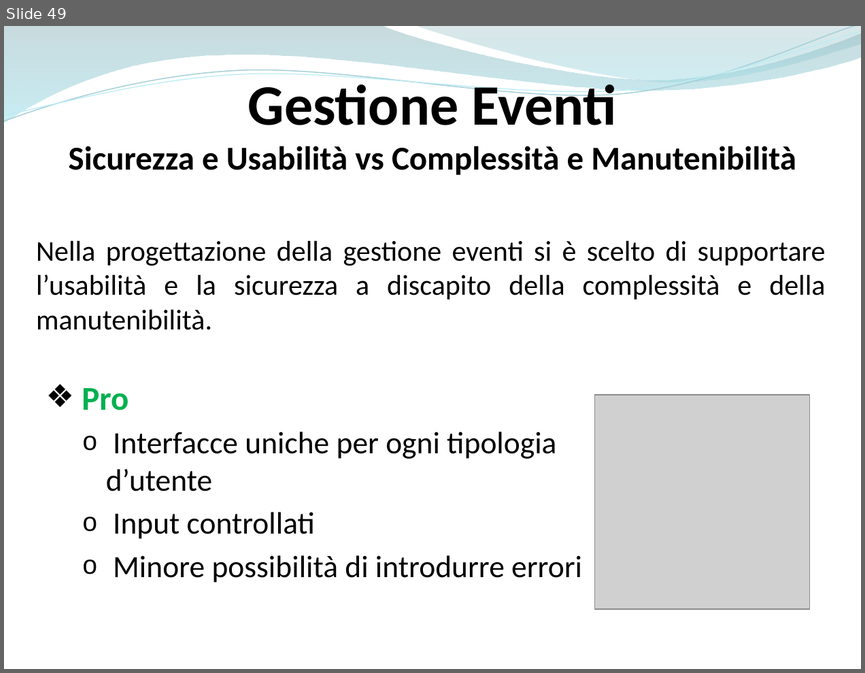
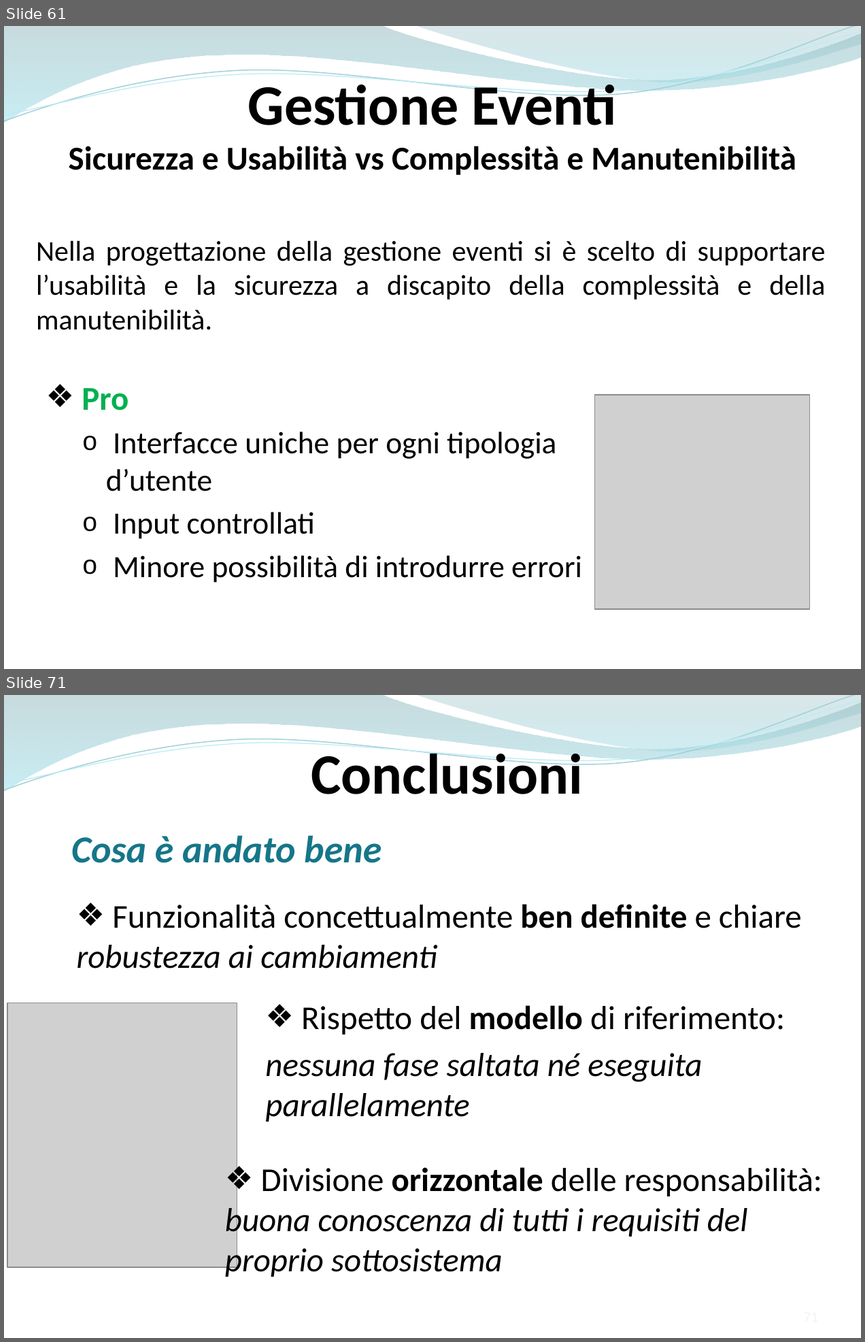
Before and after one commit to ammirate/at-silo, a slide deck: Presentazione/Atsilo2/Atsilo_M_PresentazioneFinale.pptx. Shown one above the other, each under a label of ours: slide 49 before the commit, slides 61 and 71 after it; the slides between them are not shown. The pictures are 865x673 and 865x1342 pixels, drawn with LibreOffice and Linux fonts; fonts in the diff are those of the drawing; grey boxes stand for pictures. Boxes give left, top, right and bottom in pixels: in the first picture for what was removed or moved away, otherwise in the second. Text is boxed around its words. In the diff, an @@ line names an element or a change of style, - is before the commit and + after.

```diff
--- a/Presentazione/Atsilo2/Atsilo_M_PresentazioneFinale.pptx
+++ b/Presentazione/Atsilo2/Atsilo_M_PresentazioneFinale.pptx
@@ slide 71 added at (x1=4, y1=695, x2=861, y2=1338), background #FFFFFF; not listed: 4 template elements that a slide beside it also shows @@
@@ text added at (x1=311, y1=747, x2=583, y2=794), 48 pt, text #000000, bold @@
+Conclusioni
@@ text added at (x1=71, y1=835, x2=381, y2=863), 32 pt, text #167689, bold, italic @@
+Cosa è andato bene
@@ text added at (x1=77, y1=904, x2=802, y2=968), 28 pt, text #000000 @@
+❖ Funzionalità concettualmente ben definite e chiare robustezza ai cambiamenti
@@ picture added at (x1=7, y1=1002, x2=237, y2=1266) @@
@@ text added at (x1=265, y1=1005, x2=785, y2=1121), 28 pt, text #000000, italic @@
+❖ Rispetto del modello di riferimento:
+nessuna fase saltata né eseguita parallelamente
@@ text added at (x1=225, y1=1167, x2=822, y2=1276), 28 pt, text #000000, italic @@
+❖ Divisione orizzontale delle responsabilità: buona conoscenza di tutti i requisiti del proprio sottosistema
@@ what was slide 49 is now slide 61 @@
```
Also in this commit, not shown: 11 slides changed, 21 other slides added, 1 slide removed.
